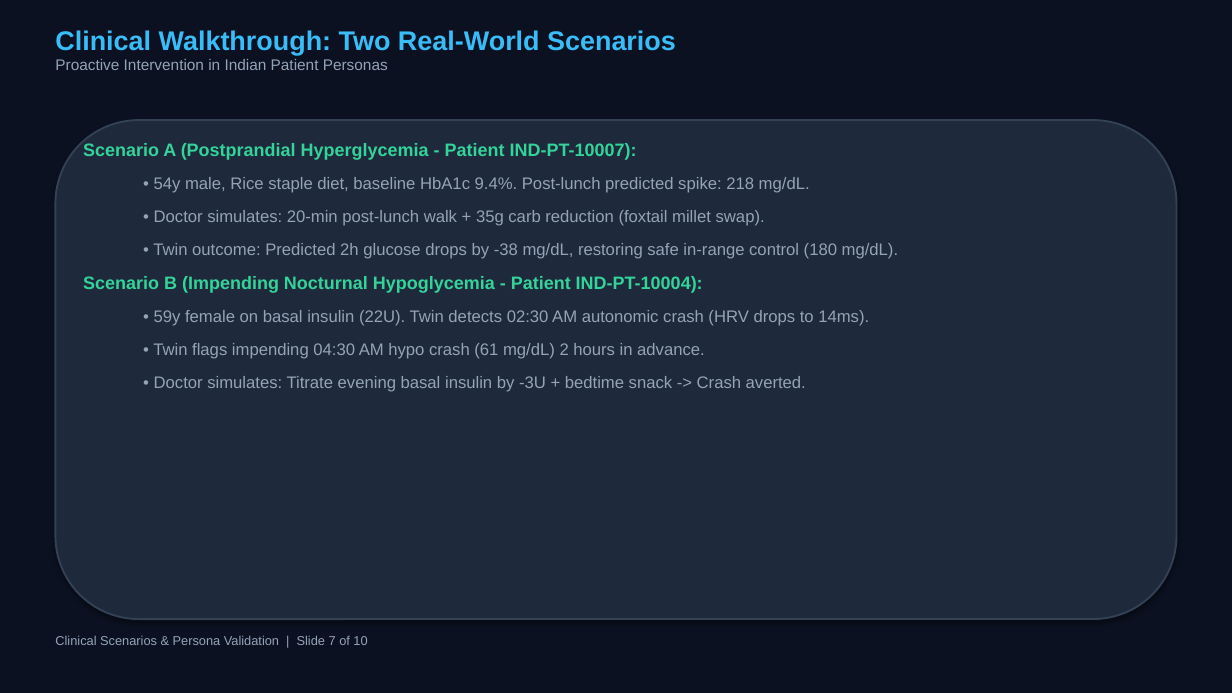
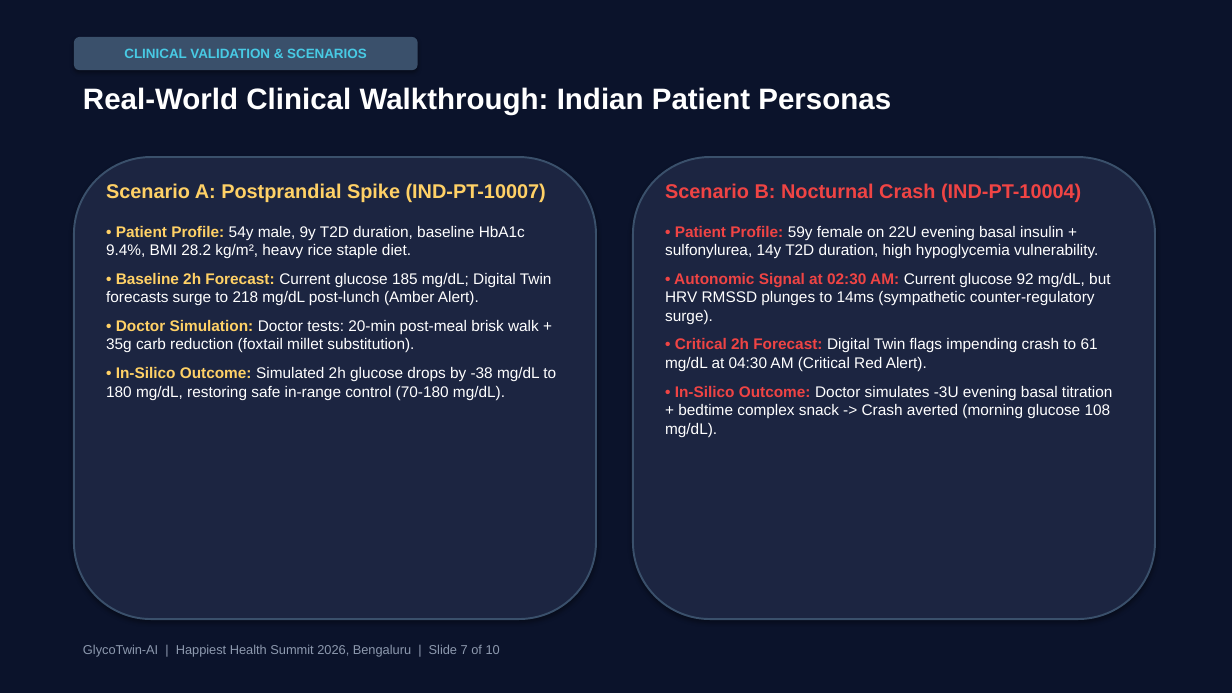
Before and after one commit to riyasojitra27-ux/GlycoTwin-AI, a slide deck: slide 7 of presentation/GLYCOTWIN_PRESENTATION.pptx. Drawn at 1232x693 pixels with LibreOffice and Linux fonts; fonts in the diff are those of the drawing. Boxes give left, top, right and bottom in pixels: in the first picture for what was removed or moved away, otherwise in the second. Text is boxed around its words. In the diff, an @@ line names an element or a change of style, - is before the commit and + after.

Commit message:
Upgrade presentation deck to executive card design matching top hackathon format

```diff
--- a/presentation/GLYCOTWIN_PRESENTATION.pptx
+++ b/presentation/GLYCOTWIN_PRESENTATION.pptx
@@ rectangle at bbox=[0, 0, 1232, 693]: fill #0B1120 to #0B132B @@
@@ rounded rectangle added at bbox=[74, 37, 418, 70], fill #3A506B, 10.5 pt, text #48CAE4, bold @@
+CLINICAL VALIDATION & SCENARIOS
@@ text at bbox=[83, 87, 891, 115]: text changed; size 12 to 23 pt; text colour #94A3B8 to #FFFFFF; bold on @@
-Clinical Walkthrough: Two Real-World Scenarios
-Proactive Intervention in Indian Patient Personas
+Real-World Clinical Walkthrough: Indian Patient Personas
@@ rounded rectangle removed at bbox=[55, 120, 1177, 619] @@
@@ text removed at bbox=[83, 143, 898, 392] @@
-Scenario A (Postprandial Hyperglycemia - Patient IND-PT-10007):
-  • 54y male, Rice staple diet, baseline HbA1c 9.4%. Post-lunch predicted spike: 218 mg/dL.
-  • Doctor simulates: 20-min post-lunch walk + 35g carb reduction (foxtail millet swap).
-  • Twin outcome: Predicted 2h glucose drops by -38 mg/dL, restoring safe in-range control (180 mg/dL).
-Scenario B (Impending Nocturnal Hypoglycemia - Patient IND-PT-10004):
-  • 59y female on basal insulin (22U). Twin detects 02:30 AM autonomic crash (HRV drops to 14ms).
-  • Twin flags impending 04:30 AM hypo crash (61 mg/dL) 2 hours in advance.
-  • Doctor simulates: Titrate evening basal insulin by -3U + bedtime snack -> Crash averted.
@@ rounded rectangle added at bbox=[74, 157, 596, 619], fill #1C2541, outline #3A506B 1.5 pt @@
@@ rounded rectangle added at bbox=[633, 157, 1155, 619], fill #1C2541, outline #3A506B 1.5 pt @@
@@ text added at bbox=[106, 183, 546, 202], 15.5 pt, text #FFD166, bold @@
+Scenario A: Postprandial Spike (IND-PT-10007)
@@ text added at bbox=[665, 183, 1081, 202], 15.5 pt, text #EF4444, bold @@
+Scenario B: Nocturnal Crash (IND-PT-10004)
@@ text added at bbox=[106, 226, 556, 400], 12 pt, text #FFFFFF @@
+• Patient Profile: 54y male, 9y T2D duration, baseline HbA1c 9.4%, BMI 28.2 kg/m², heavy rice staple diet.
+• Baseline 2h Forecast: Current glucose 185 mg/dL; Digital Twin forecasts surge to 218 mg/dL post-lunch (Amber Alert).
+• Doctor Simulation: Doctor tests: 20-min post-meal brisk walk + 35g carb reduction (foxtail millet substitution).
+• In-Silico Outcome: Simulated 2h glucose drops by -38 mg/dL to 180 mg/dL, restoring safe in-range control (70-180 mg/dL).
@@ text added at bbox=[665, 226, 1112, 437], 12 pt, text #FFFFFF @@
+• Patient Profile: 59y female on 22U evening basal insulin + sulfonylurea, 14y T2D duration, high hypoglycemia vulnerability.
+• Autonomic Signal at 02:30 AM: Current glucose 92 mg/dL, but HRV RMSSD plunges to 14ms (sympathetic counter-regulatory surge).
+• Critical 2h Forecast: Digital Twin flags impending crash to 61 mg/dL at 04:30 AM (Critical Red Alert).
+• In-Silico Outcome: Doctor simulates -3U evening basal titration + bedtime complex snack -> Crash averted (morning glucose 108 mg/dL).
@@ text at bbox=[83, 644, 500, 657]: text changed; text colour #94A3B8 to #8D99AE @@
-Clinical Scenarios & Persona Validation | Slide 7 of 10
+GlycoTwin-AI | Happiest Health Summit 2026, Bengaluru | Slide 7 of 10
```
Also in this commit, not shown: 3 other slides changed, 6 slides added, 6 slides removed, 3 other files.
